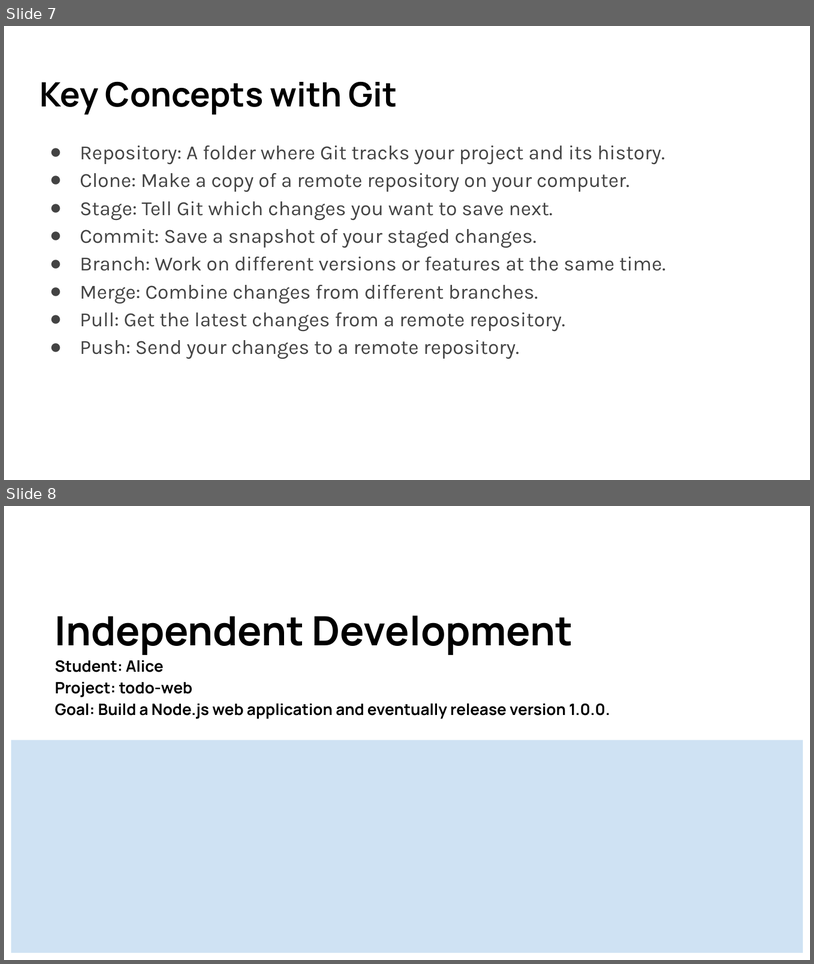
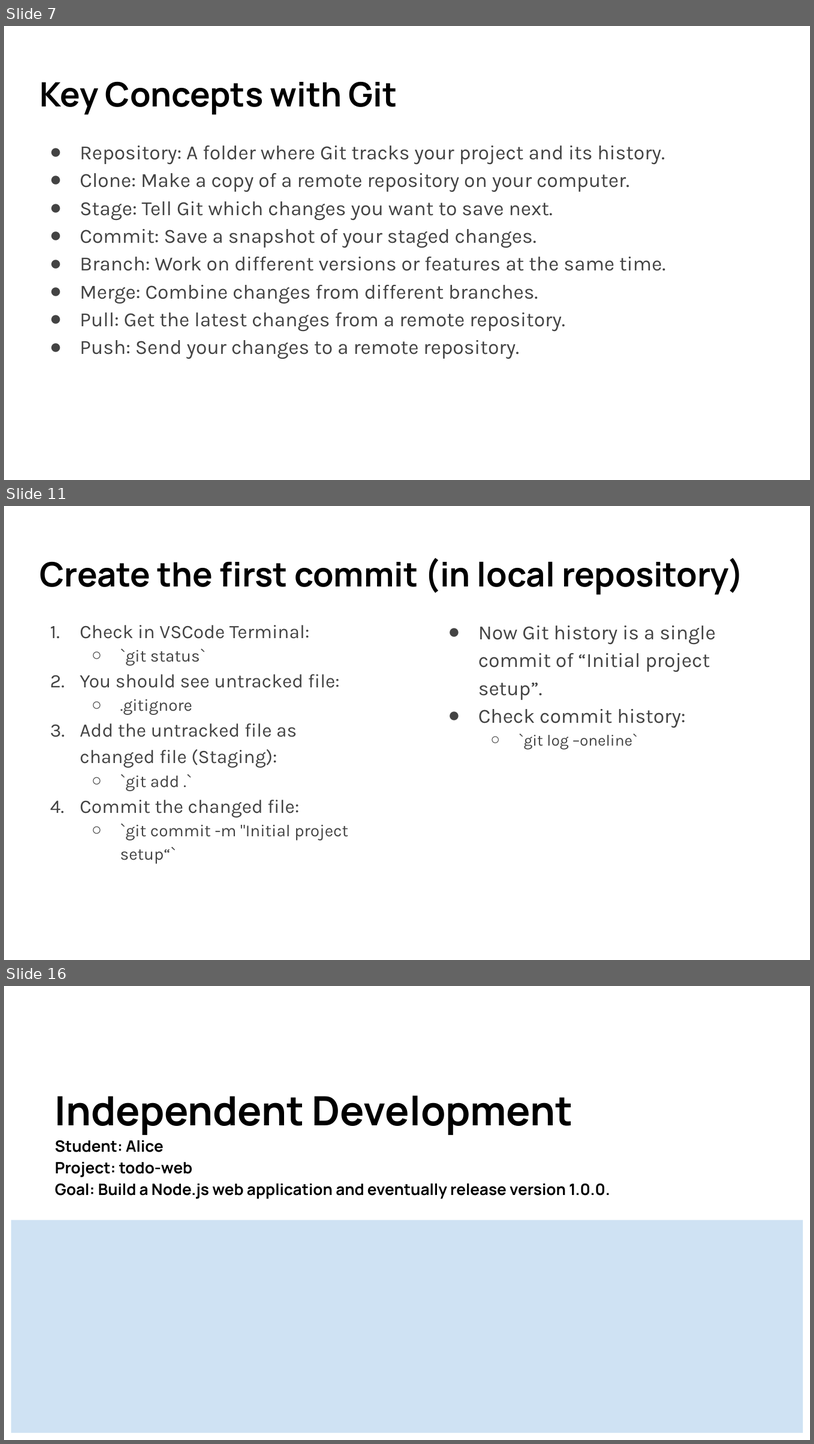
Before and after one commit to lancwyy/WebDev, a slide deck: Lecture_Materials/04-2-VersionControl.pptx. Shown one above the other, each under a label of ours: slides 7 and 8 before the commit, slides 7, 11 and 16 after it; the slides between them are not shown. The pictures are 814x964 and 814x1444 pixels, drawn with LibreOffice and Linux fonts; fonts in the diff are those of the drawing. Boxes give left, top, right and bottom in pixels: in the first picture for what was removed or moved away, otherwise in the second. Text is boxed around its words. In the diff, an @@ line names an element or a change of style, - is before the commit and + after.

```diff
--- a/Lecture_Materials/04-2-VersionControl.pptx
+++ b/Lecture_Materials/04-2-VersionControl.pptx
@@ slide 11 added at box(4, 506, 810, 960), background #FFFFFF @@
@@ title added at box(39, 558, 744, 595), 30 pt, text #000000, bold @@
+Create the first commit (in local repository)
@@ text added at box(80, 625, 348, 863), 17 pt, text #434343 @@
+1. Check in VSCode Terminal:
+  ○ `git status`
+2. You should see untracked file:
+  ○ .gitignore
+3. Add the untracked file as changed file (Staging):
+  ○ `git add .`
+4. Commit the changed file:
+  ○ `git commit -m "Initial project setup“`
@@ text added at box(479, 625, 716, 749), 18 pt, text #434343 @@
+● Now Git history is a single commit of “Initial project setup”.
+● Check commit history:
+  ○ `git log –oneline`
@@ what was slide 8 is now slide 16 @@
```
Also in this commit, not shown: 4 slides changed, 7 other slides added.
